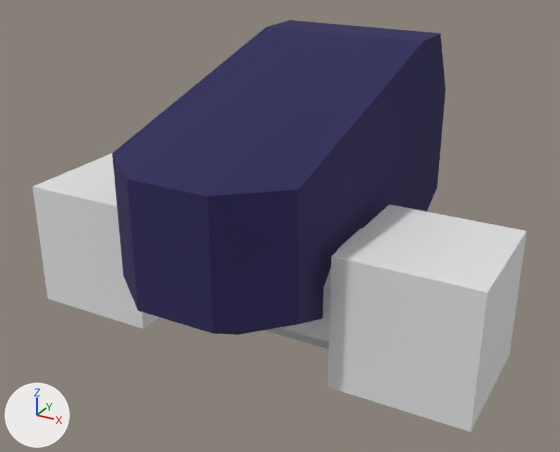
The Blender file Assets/__________Models/mecha 1.blend as it was, and as the next commit left it.
The view is the same before and after, from a camera (50 mm lens) standing at (3.29, -5.66, 6.05) and looking at (-0.01, 0.35, 3.05). Every picture has the same lights, and +X, +Y and +Z are marked at lower left.

The scene before the commit, as lines of its bpy script (objects in view):
```python
me_cube_005 = bpy.data.meshes.new('Cube.005')
me_cube_005.from_pydata(...)  # 16 vertices, 10 faces; spans x -1.21..1.21, y -0.5..0.5, z -0.5..0.5
me_cube_007 = bpy.data.meshes.new('Cube.007')
me_cube_007.from_pydata(...)  # a box spanning x -0.62..0.62, y -0.62..0.62, z -0.62..0.62
me_plane = bpy.data.meshes.new('Plane')
me_plane.from_pydata(...)  # 37 vertices, 28 faces; spans x 0.0..0.87, y -2.0..1.86, z 2.69..4.68
me_plane.materials.append(mat_mat)  # picture img_da_texture_png
me_plane_004 = bpy.data.meshes.new('Plane.004')
me_plane_004.from_pydata(...)  # 12 vertices, 9 faces; spans x 0.0..0.87, y -2.0..0.99, z 3.95..4.68
me_plane_004.materials.append(mat_mat)  # picture img_da_texture_png
ob_cabin_cap = bpy.data.objects.new('cabin-cap', me_plane_004)
ob_cabin_cap.parent = ob_cabin_outer
ob_cabin_cap.location = (0.0, 0.0, 0.0)
_m = ob_cabin_cap.modifiers.new('Mirror', 'MIRROR')
_m.use_clip = True
ob_cabin_outer = bpy.data.objects.new('cabin-outer', me_plane)
ob_cabin_outer.location = (0.0, 0.603, 0.0)
_m = ob_cabin_outer.modifiers.new('Mirror', 'MIRROR')
_m.use_clip = True
ob_legs_shoulders = bpy.data.objects.new('legs-shoulders', me_cube_007)
ob_legs_shoulders.parent = ob_legs_tube
ob_legs_shoulders.matrix_parent_inverse = Matrix(((1.0, 0.0, 0.0, 0.0), (0.0, 1.0, 0.0, 0.0), (0.0, 0.0, 1.0, -2.75), (0.0, 0.0, 0.0, 1.0)))
ob_legs_shoulders.location = (1.603, 0.0, 2.747)
_m = ob_legs_shoulders.modifiers.new('Mirror', 'MIRROR')
_m.mirror_object = ob_cabin_outer
ob_legs_tube = bpy.data.objects.new('legs-tube', me_cube_005)
ob_legs_tube.location = (0.0, 0.0, 2.75)
```
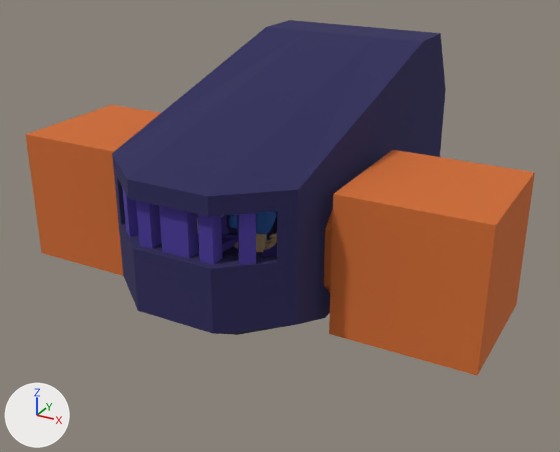
Edits to the bpy script that builds the scene:
```text
Change me_cube_005:
    used by ob_legs_tube; location = (0.0, 0.0, 2.75)
    remove me_cube_005.from_pydata(...)  # 16 vertices, 10 faces; spans x -1.21..1.21, y -0.5..0.5, z -0.5..0.5
    add me_cube_005.from_pydata(...)  # 16 vertices, 8 faces; spans x 0.78..1.21, y -0.5..0.5, z -0.5..0.5
    me_cube_005 part 1
    8 vertices are removed from x -1.21, y -0.5..0.5, z -0.5..0.5
    10 faces are deleted
    8 new vertices lie (-0.43, 0.0, 0.0) away from vertices in x 1.21, y -0.5..0.5, z -0.5..0.5
    8 new faces join them
    add me_cube_005.materials.append(mat_mat)  # picture img_da_texture_png
Change me_cube_007:
    where me_cube_007.from_pydata(...)  # 8 vertices, 6 faces; spans x -0.62..0.62, y -0.62..0.62, z -0.62..0.62
    used by ob_legs_shoulders; parent = ob_legs_tube; location = (1.603, 0.0, 2.747)
    me_cube_007 part 2: texture (UV) coordinates of 6 of 6 faces, centred in x -0.62..0.62, y -0.62..0.62, z -0.62..0.62, changed; they spanned u 0.12..0.88, v 0.0..1.0 and now span u 0.13..0.13, v 0.99..0.99
    add me_cube_007.materials.append(mat_mat)  # picture img_da_texture_png
Change me_plane:
    used by ob_cabin_outer; location = (0.0, 0.603, 0.0)
    remove me_plane.from_pydata(...)  # 37 vertices, 28 faces; spans x 0.0..0.87, y -2.0..1.86, z 2.69..4.68
    add me_plane.from_pydata(...)  # 100 vertices, 74 faces; spans x 0.0..0.87, y -2.0..1.86, z 2.69..4.68
    me_plane part 3: a new loose piece, a box spanning x 0.22..0.35, y -1.94..-1.81, z 3.39..3.91, in mat_mat (picture img_da_texture_png)
    me_plane part 4: 55 vertices added at x 0.0..0.75, y -2.0..0.99, z 2.78..4.46
Change ob_legs_tube:
    ob_legs_tube.location: (0.0, 0.0, 2.75) -> (0.0, 0.0, 3.276)
    add _m = ob_legs_tube.modifiers.new('Mirror', 'MIRROR')
```

Where the change shows, as pixel boxes [x1, y1, x2, y2] in the pictures (560 x 452 px):
'legs-shoulders', recoloured, surface changed, reshaped, moved (grey to brown): before [33, 153, 527, 432]; after [25, 105, 535, 376]
'legs-tube', reshaped, moved, modifiers changed: before [264, 228, 362, 349]; after [324, 209, 333, 292]
part 3 of me_plane, added (blue): after [136, 200, 222, 265]
part 4 of me_plane, added (blue): after [112, 154, 299, 279]
